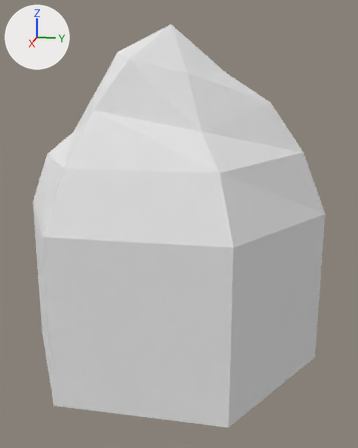
Before and after pictures for a commit that changed the Blender file Assets/Resources/Meshes/Tiles/mountains01.blend.
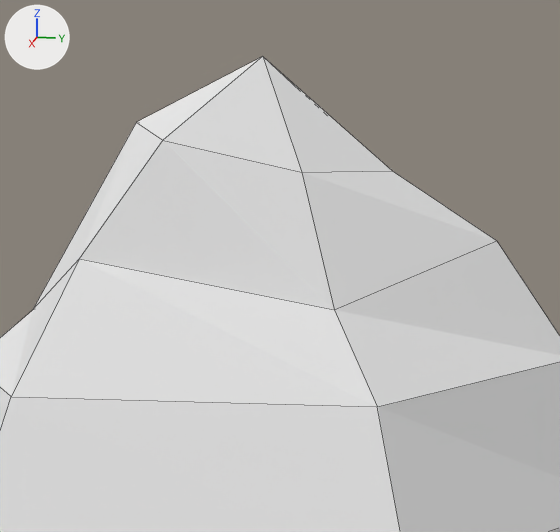
There are two pictures of each version: one whole from a camera (50 mm lens) standing at (1.595, 0.348, 0.344) and looking at (0.017, 0.032, -0.051), one close up on the part from 17% to 83% of the width and 0% to 50% of the height. The lights are fixed; the arrows at upper left show +X, +Y and +Z. The close-ups show mesh edges as thin lines.

Names of what the first close-up shows: 'Tile'.
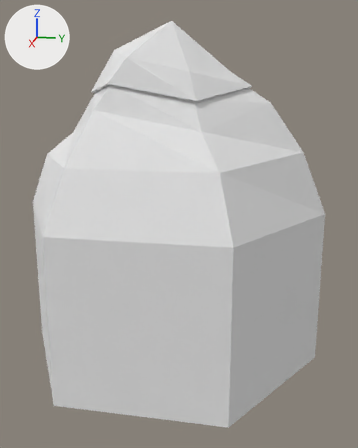
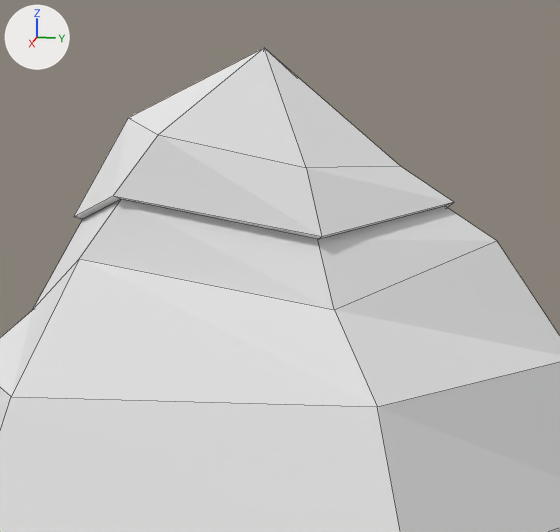
Where the change shows, as pixel boxes [x1, y1, x2, y2] in the close-ups (560 x 532 px):
```json
{"object": "Tile", "change": "reshaped", "before": [0, 56, 560, 532], "after": [0, 48, 560, 532]}
{"part": 1, "of": "me_cylinder_002", "change": "built on", "before": [33, 56, 497, 310], "after": [33, 48, 497, 310]}
```

Scene script edits in JSON lines:
```json
{"block": "me_cylinder_002", "where": "# used by ob_tile; location = (0.0, 0.0, -0.25)"}
{"op": "remove", "block": "me_cylinder_002", "code": "me_cylinder_002.from_pydata(...)  # 31 vertices, 31 faces; spans x -0.433..0.433, y -0.5..0.5, z -0.25..0.826"}
{"op": "add", "block": "me_cylinder_002", "code": "me_cylinder_002.from_pydata(...)  # 55 vertices, 55 faces; spans x -0.433..0.433, y -0.5..0.5, z -0.25..0.836"}
{"block": "me_cylinder_002", "change": "me_cylinder_002 part 1"}
{"block": "me_cylinder_002", "change": "1 vertex is removed from x 0.005, y 0.005, z 0.826"}
{"block": "me_cylinder_002", "change": "6 faces are deleted"}
{"block": "me_cylinder_002", "change": "6 vertices move from x -0.257..0.197, y -0.168..0.177, z 0.673..0.747 to x -0.276..0.223, y -0.253..0.246, z 0.588..0.661"}
{"block": "me_cylinder_002", "change": "25 vertices are added at x -0.287..0.235, y -0.266..0.258, z 0.588..0.836"}
{"block": "me_cylinder_002", "change": "12 new faces join them, mat_rock (white #e7e7e7)"}
{"block": "me_cylinder_002", "change": "18 new faces join them, mat_snow (white #e7e7e7)"}
```
